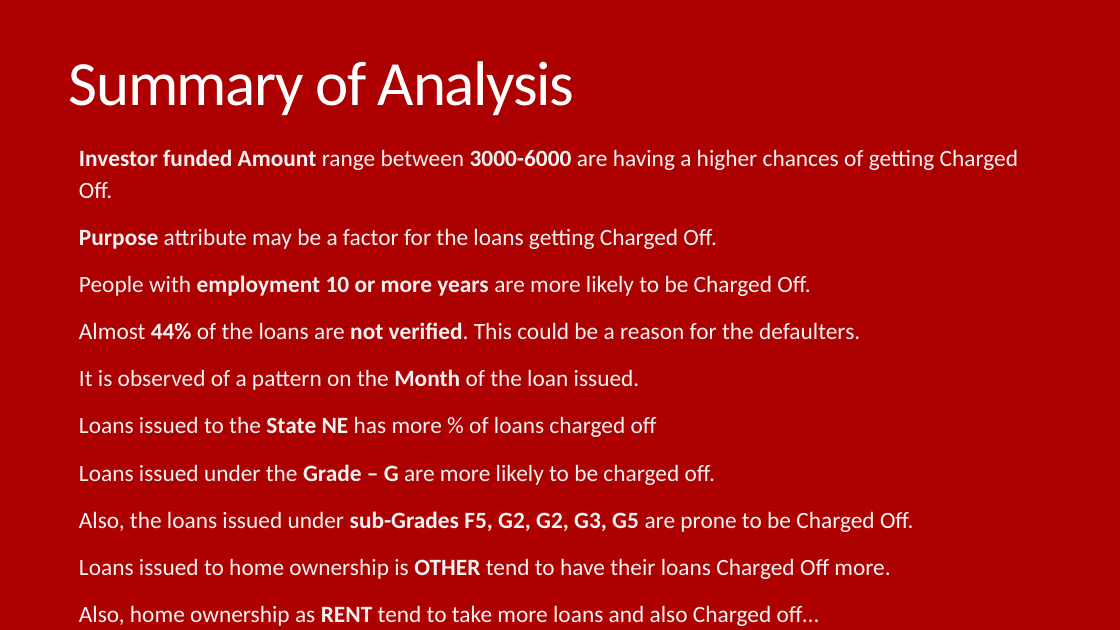
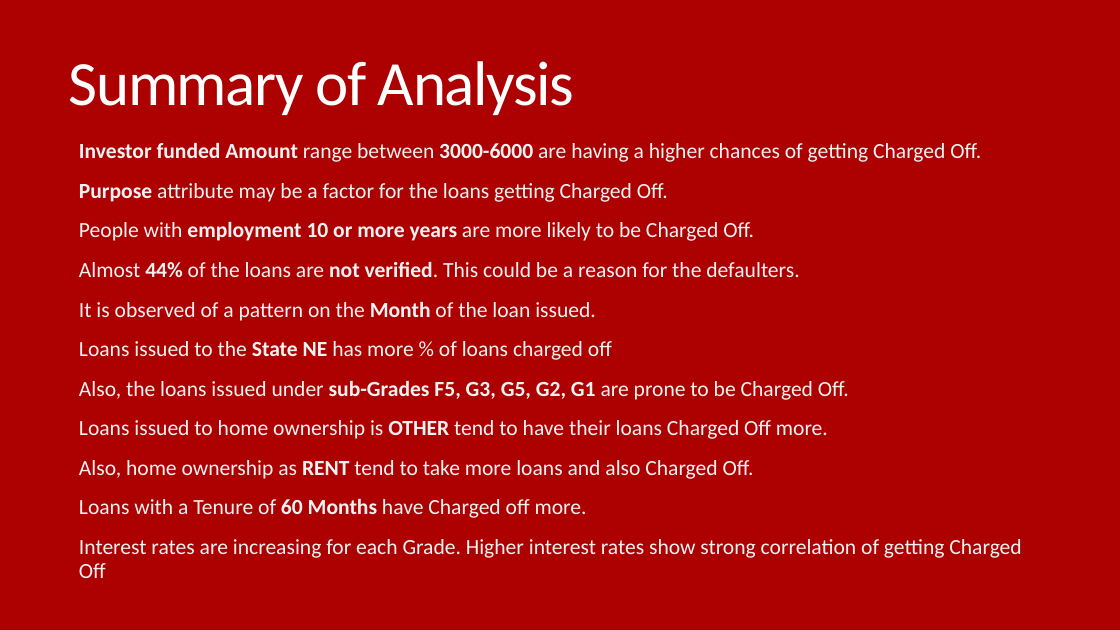
Before and after one commit to Vasista-Eranki/LendingClubCaseStudy, a slide deck: slide 23 of Lending Club Case Study.pptx (slide 21 before the commit). Drawn at 1120x630 pixels with LibreOffice and Linux fonts; fonts in the diff are those of the drawing. Boxes give left, top, right and bottom in pixels: in the first picture for what was removed or moved away, otherwise in the second. Text is boxed around its words. In the diff, an @@ line names an element or a change of style, - is before the commit and + after.

```diff
--- a/Lending Club Case Study.pptx
+++ b/Lending Club Case Study.pptx
@@ text at box(79, 143, 981, 439): size 20 to 18.5 pt in "Investor funded Amount range between 3000-6000 are ...", "Purpose attribute may be a factor for ...", "People with employment 10 or more years ...", "Almost 44% of the loans are not ..." and 3 more places; line spacing 1.14 to 0.94 @@
@@ text at box(79, 381, 849, 400): text changed; size 20 to 18.5 pt @@
-  Loans issued under the Grade – G are more likely to be charged off.
-  Also, the loans issued under sub-Grades F5, G2, G2, G3, G5 are prone to be Charged Off.
+  Also, the loans issued under sub-Grades F5, G3, G5, G2, G1 are prone to be Charged Off.
@@ text at box(79, 460, 1021, 578): text changed; size 20 to 18.5 pt @@
-  Also, home ownership as RENT tend to take more loans and also Charged off…
+  Also, home ownership as RENT tend to take more loans and also Charged Off.
+  Loans with a Tenure of 60 Months have Charged off more.
+  Interest rates are increasing for each Grade. Higher interest rates show strong correlation of getting Charged Off
```
Also in this commit, not shown: 7 other slides changed, 3 slides added, 1 other file.
